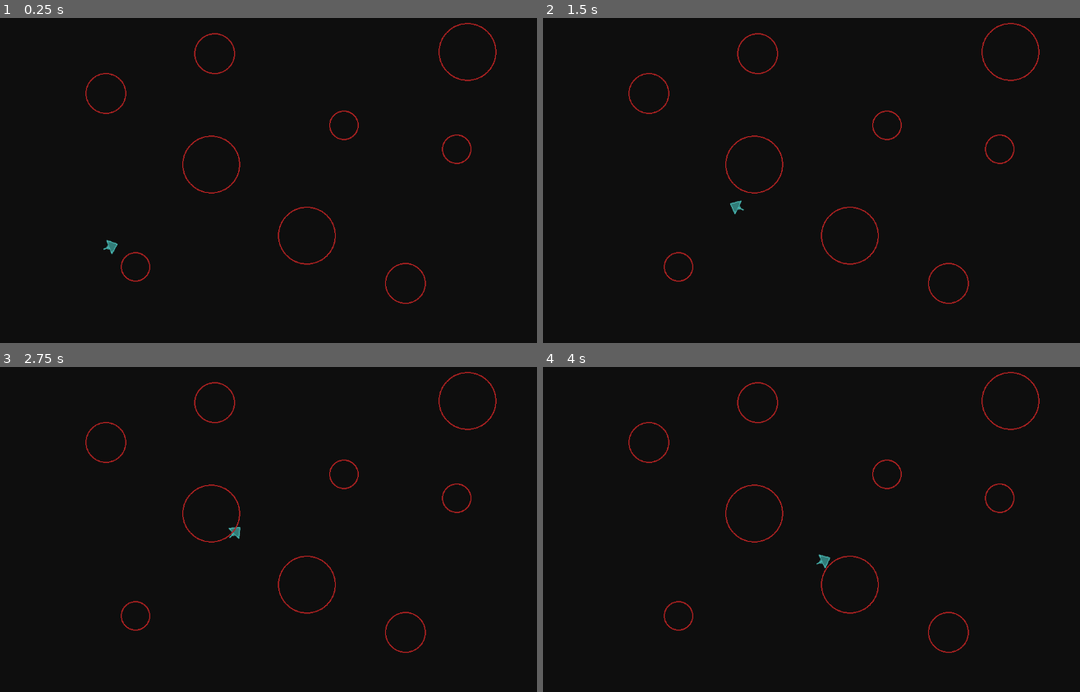
Above: before the commit, frames 1-4 (two rows, left to right).
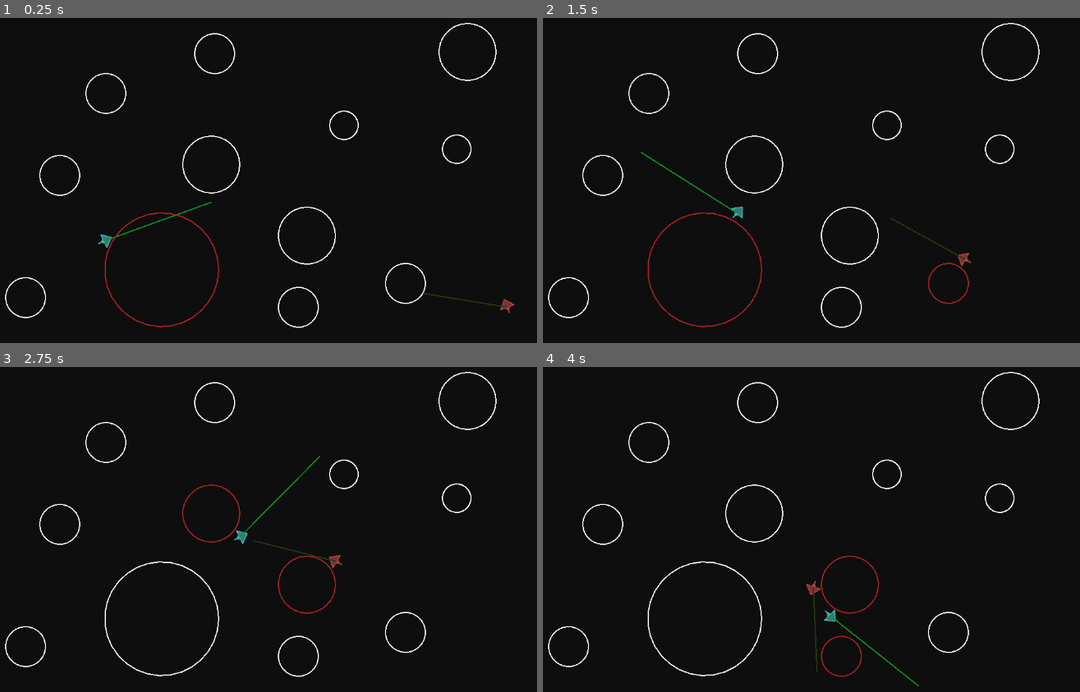
Above: after the commit, the same moments.

Repository: ZenCoderGames/ZSteeringBehaviors
Game: Godot game, scene res://scenes/obstacleAvoidance.tscn
Two runs of this game, one before a commit and one after it. Both use one fixed random seed, a clock stepped at 60 frames per second and the inputs below. This scene is started directly instead of the project's main scene.
Inputs (mouse positions are in pixels of both pictures, inside the frame that each line leads up to):
- Up to frame 1 (0.25 s): no input
- Up to frame 2 (1.5 s): move the mouse to (967, 157) at 0.52 s; move the mouse to (693, 196) at 1.27 s
- Up to frame 3 (2.75 s): move the mouse to (343, 445) at 2.02 s
- Up to frame 4 (4 s): move the mouse to (790, 601) at 2.77 s; move the mouse to (1020, 581) at 3.52 s

The runs differ from the first frame. In frame 1, 2.1% of the frame differs, in the area x 0-96%, y 1-96%; in frame 2, 2.0%; in frame 3, 1.8%; in frame 4, 1.9%.

Commit message:
Obstacle Avoidance improvements

Diff:
--- a/scenes/obstacleAvoidance.tscn
+++ b/scenes/obstacleAvoidance.tscn
@@ -10,11 +10,13 @@
 
 [node name="Seeker" type="Sprite2D" parent="." node_paths=PackedStringArray("behaviorList")]
 self_modulate = Color(0.29444468, 0.7441041, 0.721786, 1)
-position = Vector2(231, 465)
+position = Vector2(231, 466)
 texture = ExtResource("2_ahe7j")
 script = ExtResource("3_48yj1")
-rotation_speed = 10.0
-facingRecalcThreshold = 0.1
+max_force = 300.0
+rotation_speed = 4.0
+facingRecalcThreshold = 5.0
+debug = true
 behaviorList = [NodePath("AISeek"), NodePath("AIObstacleAvoidance")]
 
 [node name="AISeek" type="Node2D" parent="Seeker"]
@@ -23,6 +25,32 @@
 offsetRecalcThreshold = 5.0
 
 [node name="AIObstacleAvoidance" type="Node2D" parent="Seeker"]
+position = Vector2(2, 0)
+script = ExtResource("5_48yj1")
+feelerLength = 100.0
+feelerWidth = 15.0
+debugFeelers = true
+priority = 2.0
+
+[node name="Seeker2" type="Sprite2D" parent="." node_paths=PackedStringArray("behaviorList")]
+self_modulate = Color(0.74, 0.29599997, 0.3033999, 1)
+position = Vector2(1013, 557)
+texture = ExtResource("2_ahe7j")
+script = ExtResource("3_48yj1")
+max_speed = 150.0
+max_force = 300.0
+rotation_speed = 4.0
+facingRecalcThreshold = 5.0
+debug = true
+behaviorList = [NodePath("AISeek"), NodePath("AIObstacleAvoidance")]
+
+[node name="AISeek" type="Node2D" parent="Seeker2" node_paths=PackedStringArray("target_char")]
+script = ExtResource("4_vf14h")
+set_target_as_mouse_pos = true
+offsetRecalcThreshold = 5.0
+target_char = NodePath("../../Seeker")
+
+[node name="AIObstacleAvoidance" type="Node2D" parent="Seeker2"]
 position = Vector2(2, 0)
 script = ExtResource("5_48yj1")
 feelerLength = 100.0
@@ -48,9 +76,9 @@
 radius = 25.0
 
 [node name="Obstacle_09" type="Sprite2D" parent="."]
-position = Vector2(323, 481)
+position = Vector2(369, 486)
 script = ExtResource("5_ahe7j")
-radius = 25.0
+radius = 100.0
 
 [node name="Obstacle_06" type="Sprite2D" parent="."]
 position = Vector2(462, 106)
@@ -67,6 +95,21 @@
 script = ExtResource("5_ahe7j")
 radius = 35.0
 
+[node name="Obstacle_10" type="Sprite2D" parent="."]
+position = Vector2(609, 552)
+script = ExtResource("5_ahe7j")
+radius = 35.0
+
+[node name="Obstacle_11" type="Sprite2D" parent="."]
+position = Vector2(190, 320)
+script = ExtResource("5_ahe7j")
+radius = 35.0
+
+[node name="Obstacle_12" type="Sprite2D" parent="."]
+position = Vector2(130, 535)
+script = ExtResource("5_ahe7j")
+radius = 35.0
+
 [node name="Obstacle_03" type="Sprite2D" parent="."]
 position = Vector2(887, 274)
 script = ExtResource("5_ahe7j")
--- a/scripts/ZAI_Character.gd
+++ b/scripts/ZAI_Character.gd
@@ -8,7 +8,7 @@
 @export var rotation_speed: float = 8.0
 @export var facingRecalcThreshold: float = 0.0
 @export var disable: bool = false
-@export var debug_draw: bool = false
+@export var debug: bool = false
 
 @export var behaviorList:Array[ZAI_Behavior]
 
@@ -22,6 +22,7 @@
 func _process(delta: float) -> void:
 	if !disable:
 		accumulate_forces_and_update(delta)
+		queue_redraw()
 
 func accumulate_forces_and_update(delta: float) -> void:
 	var accumulatedForce = Vector2.ZERO
@@ -34,6 +35,8 @@
 				if desired_velocity.length_squared()>0:
 					accumulatedForce += (desired_velocity - velocity)
 					atleastOneBehaviorWasActive = true
+					if accumulatedForce.length() >= max_force:
+						break
 
 		if atleastOneBehaviorWasActive==false:
 			return
@@ -51,3 +54,8 @@
 		if velocity.length_squared()>facingRecalcThreshold:
 			rotation = lerp_angle(rotation, velocity.angle(), rotation_speed * delta)
 			#rotation = velocity.angle()
+
+func _draw() -> void:
+	if debug:
+		var local_target:Vector2 = to_local(global_position + velocity)
+		draw_line(Vector2.ZERO, local_target, Color.LIME_GREEN, 2)
--- a/scripts/ZAI_Obstacle.gd
+++ b/scripts/ZAI_Obstacle.gd
@@ -3,11 +3,33 @@
 class_name ZAI_Obstacle
 
 @export var radius:float = 50
-@export var debugColor:Color = Color.FIREBRICK
+@export var disable:bool = false
+@export var debugPassiveColor:Color = Color.WHITE
+@export var debugActiveColor:Color = Color.FIREBRICK
+
+var isActive:bool
+var timer:Timer
 
 func _ready() -> void:
-	ZAIManager.register_obstacle(self)
+	if !disable:
+		ZAIManager.register_obstacle(self)
+		timer = Timer.new()
+		timer.one_shot = true
+		add_child(timer)
+
+func _process(_delta: float) -> void:
+	queue_redraw()
+
+func set_active()->void:
+	isActive = true
+	timer.stop()
+	timer.start(0.25)
+	await timer.timeout
+	isActive = false
 
 func _draw() -> void:
 	var local_target:Vector2 = to_local(global_position)
-	draw_arc(local_target, radius, 0, TAU, 32, debugColor, 2.0)
+	if isActive:
+		draw_arc(local_target, radius, 0, TAU, 32, debugActiveColor, 2.0)
+	else:
+		draw_arc(local_target, radius, 0, TAU, 32, debugPassiveColor, 2.0)
--- a/scripts/behaviors/ZAI_Behavior_ObstacleAvoidance.gd
+++ b/scripts/behaviors/ZAI_Behavior_ObstacleAvoidance.gd
@@ -9,6 +9,7 @@
 
 var targetPosition:Vector2 = Vector2.ZERO
 var rightDirn:Vector2 = Vector2.ZERO
+var targetObstacle:ZAI_Obstacle = null
 
 func update(delta: float) -> Vector2:
 	super.update(delta)
@@ -19,32 +20,78 @@
 
 	var charVelocityNormalized:Vector2 = parentCharacter.velocity.normalized()
 	targetPosition = parentCharacter.global_position + charVelocityNormalized * feelerLength
-	var targetPositionHalfWay:Vector2 = parentCharacter.global_position + charVelocityNormalized * feelerLength * 0.5
 	rightDirn = -parentCharacter.velocity.orthogonal().normalized()
 
+	targetObstacle = null
 	var obstacles:Array[ZAI_Obstacle] = ZAIManager.get_obstacles()
 	obstacles.sort_custom(obstacle_custom_sort)
 	for obstacle in obstacles:
-		if lineIntersectsCircle(targetPosition, targetPositionHalfWay, obstacle) or\
-			lineIntersectsCircle(targetPosition + rightDirn * feelerWidth, targetPositionHalfWay + rightDirn * feelerWidth, obstacle) or\
-			lineIntersectsCircle(targetPosition + rightDirn * -feelerWidth, targetPositionHalfWay + rightDirn * -feelerWidth, obstacle):
-				var dirn:Vector2 = obstacle.global_position - parentCharacter.global_position
-				var angleDiff:float = dirn.angle_to(parentCharacter.velocity)
-				dirn = dirn.orthogonal()
-				if angleDiff<0:
-					desired_velocity = dirn.normalized() * parentCharacter.max_speed
-				else:
-					desired_velocity = -dirn.normalized() * parentCharacter.max_speed
-				break
+		# Create three feeler line segments: center, left, and right
+		var center_start:Vector2 = parentCharacter.global_position
+		var center_end:Vector2 = targetPosition
+		var left_start:Vector2 = parentCharacter.global_position + rightDirn * -feelerWidth
+		var left_end:Vector2 = targetPosition + rightDirn * -feelerWidth
+		var right_start:Vector2 = parentCharacter.global_position + rightDirn * feelerWidth
+		var right_end:Vector2 = targetPosition + rightDirn * feelerWidth
+
+		# Check if any feeler segment intersects the obstacle
+		var center_hit:bool = segment_intersects_circle(center_start, center_end, obstacle.global_position, obstacle.radius)
+		var left_hit:bool = segment_intersects_circle(left_start, left_end, obstacle.global_position, obstacle.radius)
+		var right_hit:bool = segment_intersects_circle(right_start, right_end, obstacle.global_position, obstacle.radius)
+
+		#if center_hit or left_hit or right_hit:
+		if center_hit or left_hit or right_hit:
+			obstacle.set_active()
+			targetObstacle = obstacle
+
+			# Method 1
+			desired_velocity = calc_steering_force_01(obstacle) + parentCharacter.velocity
+
+			break
 
 	return desired_velocity
 
+### Steering Force
+func calc_steering_force_01(obstacle:ZAI_Obstacle)->Vector2:
+	var steeringForce:Vector2 = Vector2.ZERO
+
+	# Direction from character to obstacle
+	var to_obstacle:Vector2 = obstacle.global_position - parentCharacter.global_position
+	var distance:float = to_obstacle.length()
+
+	# Get perpendicular direction for lateral steering
+	var lateral_direction:Vector2 = to_obstacle.orthogonal().normalized()
+	# Center feeler hit or both - use angle-based logic
+	var angle_diff:float = to_obstacle.angle_to(parentCharacter.velocity)
+	if angle_diff < 0:
+		steeringForce = lateral_direction
+	else:
+		steeringForce = -lateral_direction
+
+	steeringForce *= parentCharacter.max_force
+
+	# Scale by distance - closer obstacles exert stronger avoidance force
+	var strength:float = 1.0 + clamp(distance / (obstacle.radius * 4), 0.0, 1.0)
+	steeringForce *= strength
+
+	return steeringForce
+
 func debug_draw() -> void:
-	var local_target:Vector2 = to_local(targetPosition)
+	if targetObstacle!=null:
+		var desired_velocity = calc_steering_force_01(targetObstacle)
+		var local_target:Vector2 = to_local(parentCharacter.global_position + desired_velocity)
+		#var local_target:Vector2 = desired_velocity
+		draw_line(Vector2.ZERO, local_target, debugColor, 2)
+
 	if debugFeelers:
-		draw_line(Vector2.ZERO, local_target, debugColor, 2)
-		draw_line(to_local(parentCharacter.global_position + rightDirn * feelerWidth), to_local(targetPosition + rightDirn * feelerWidth), debugColor, 2)
-		draw_line(to_local(parentCharacter.global_position + rightDirn * -feelerWidth), to_local(targetPosition + rightDirn * -feelerWidth), debugColor, 2)
+		var center_end:Vector2 = targetPosition
+		var left_start:Vector2 = parentCharacter.global_position + rightDirn * -feelerWidth
+		var left_end:Vector2 = targetPosition + rightDirn * -feelerWidth
+		var right_start:Vector2 = parentCharacter.global_position + rightDirn * feelerWidth
+		var right_end:Vector2 = targetPosition + rightDirn * feelerWidth
+		draw_line(Vector2.ZERO, to_local(center_end), debugColor, 2)
+		draw_line(to_local(left_start), to_local(left_end), debugColor, 2)
+		draw_line(to_local(right_start), to_local(right_end), debugColor, 2)
 
 func segment_intersects_circle(p1: Vector2, p2: Vector2, center: Vector2, radius: float) -> bool:
 	var seg:Vector2 = p2 - p1
@@ -54,14 +101,6 @@
 	var closest:Vector2 = p1 + seg * t
 	return closest.distance_squared_to(center) <= radius * radius
 
-func lineIntersectsCircle(ahead :Vector2, ahead2 :Vector2, obstacle :ZAI_Obstacle)->bool:
-	var dist1:float = (ahead - obstacle.global_position).length()
-	var dist2:float = (ahead2 - obstacle.global_position).length()
-	return dist1 <= obstacle.radius || dist2 <= obstacle.radius
-
-func point_orientation(a: Vector2, b: Vector2, p: Vector2) -> float:
-	return (b - a).cross(p - a)
-
 func obstacle_custom_sort(obstacleA:ZAI_Obstacle, obstacleB:ZAI_Obstacle):
 	var distToA:float = (parentCharacter.global_position - obstacleA.global_position).length_squared()
 	var distToB:float = (parentCharacter.global_position - obstacleB.global_position).length_squared()
--- a/scripts/behaviors/ZAI_Behavior_Seek.gd
+++ b/scripts/behaviors/ZAI_Behavior_Seek.gd
@@ -35,7 +35,7 @@
 	if use_arrival and distance < arrival_radius:
 		var ramped_speed:float = parentCharacter.max_speed * (distance / arrival_radius)
 		var clipped_speed:float = min (ramped_speed, parentCharacter.max_speed)
-		desired_velocity = (clipped_speed / distance) * approachVector
+		desired_velocity = ((clipped_speed / distance) * approachVector)
 
 	return desired_velocity
 
